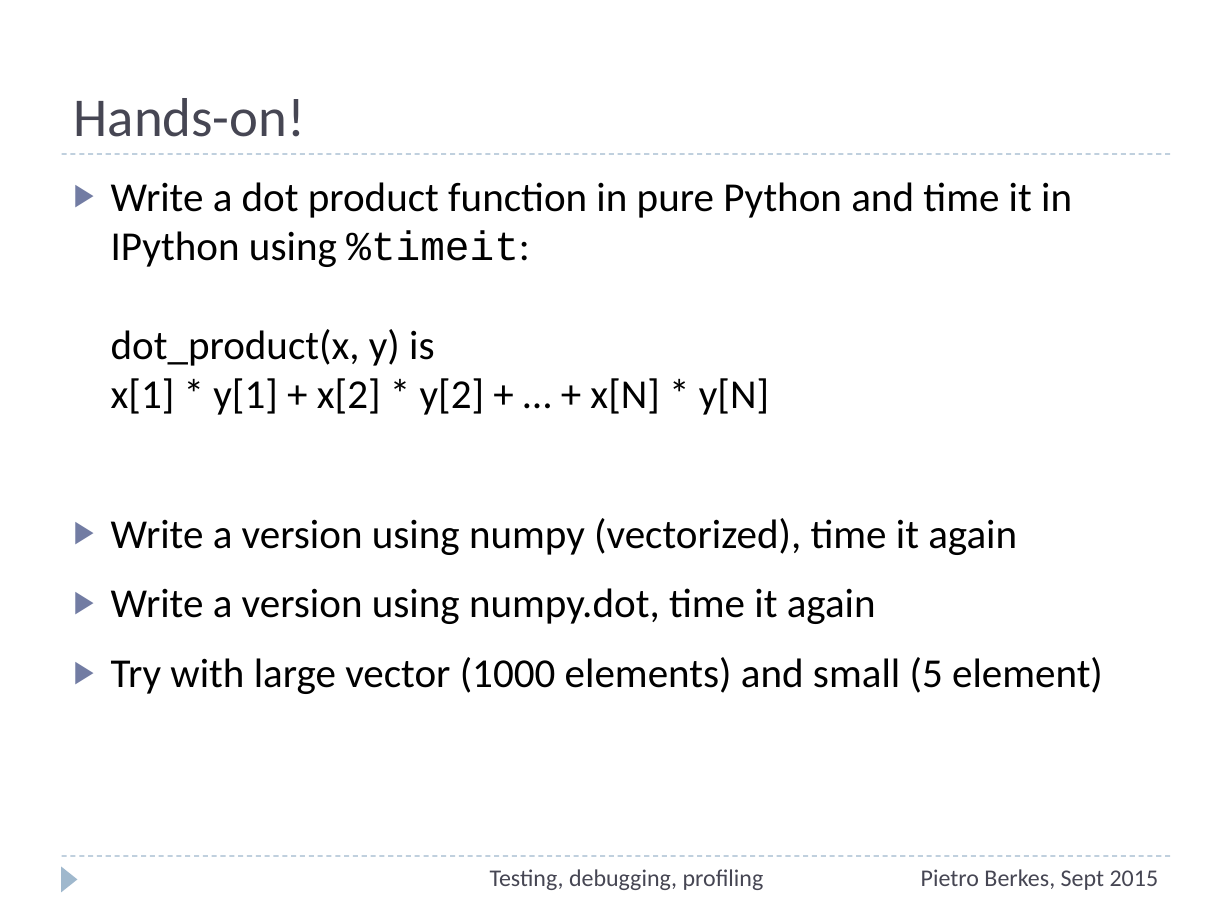
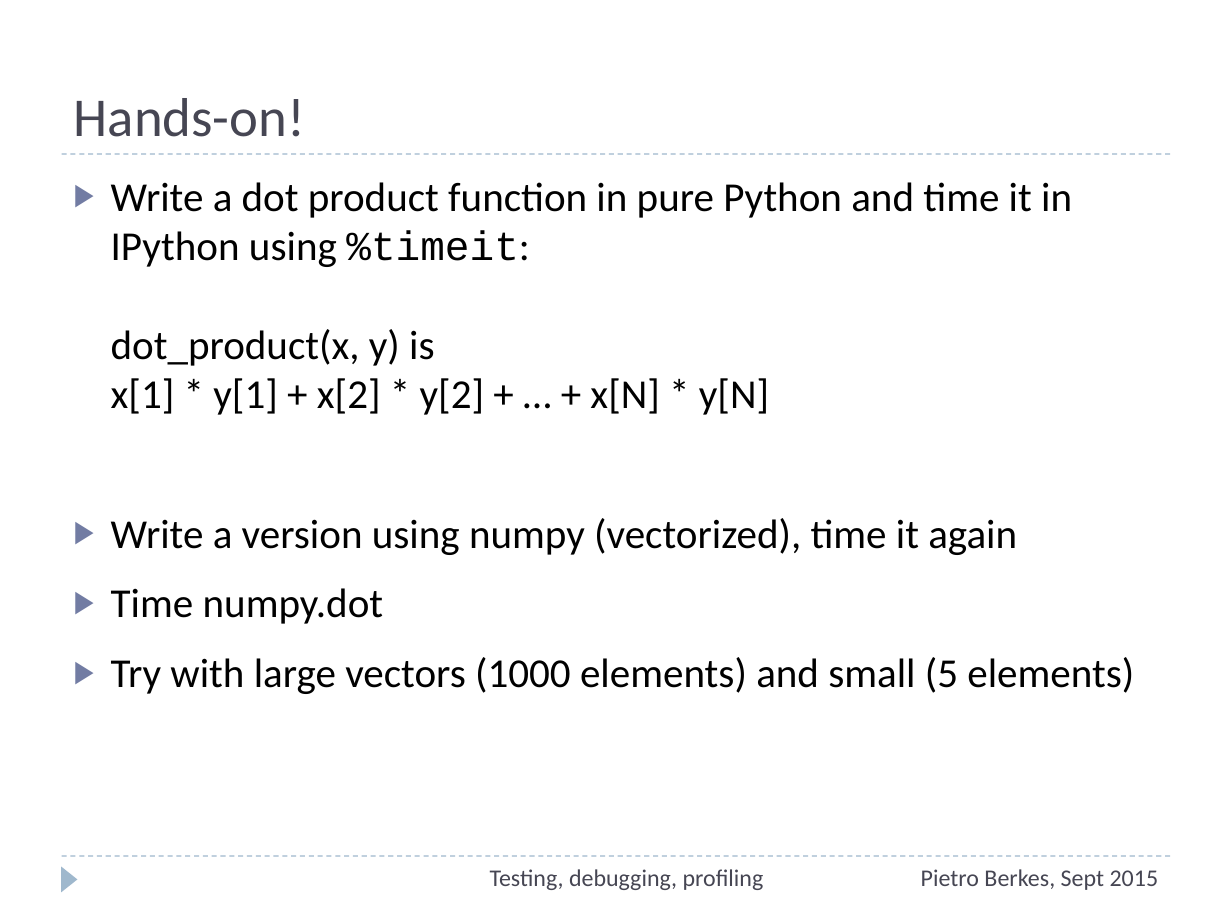
Before and after one commit to ASPP/testing_debugging_profiling, a slide deck: slide 67 of testing-debugging-profiling.pptx (slide 68 before the commit). Drawn at 1232x924 pixels with LibreOffice and Linux fonts; fonts in the diff are those of the drawing. Boxes give left, top, right and bottom in pixels: in the first picture for what was removed or moved away, otherwise in the second. Text is boxed around its words. In the diff, an @@ line names an element or a change of style, - is before the commit and + after.

```diff
--- a/testing-debugging-profiling.pptx
+++ b/testing-debugging-profiling.pptx
@@ text at [111,588,1134,694]: text changed @@
-▶ Write a version using numpy.dot, time it again
-▶ Try with large vector (1000 elements) and small (5 element)
+▶ Time numpy.dot
+▶ Try with large vectors (1000 elements) and small (5 elements)
```
Also in this commit, not shown: 4 other slides changed, 1 slide removed, 1 other file.
